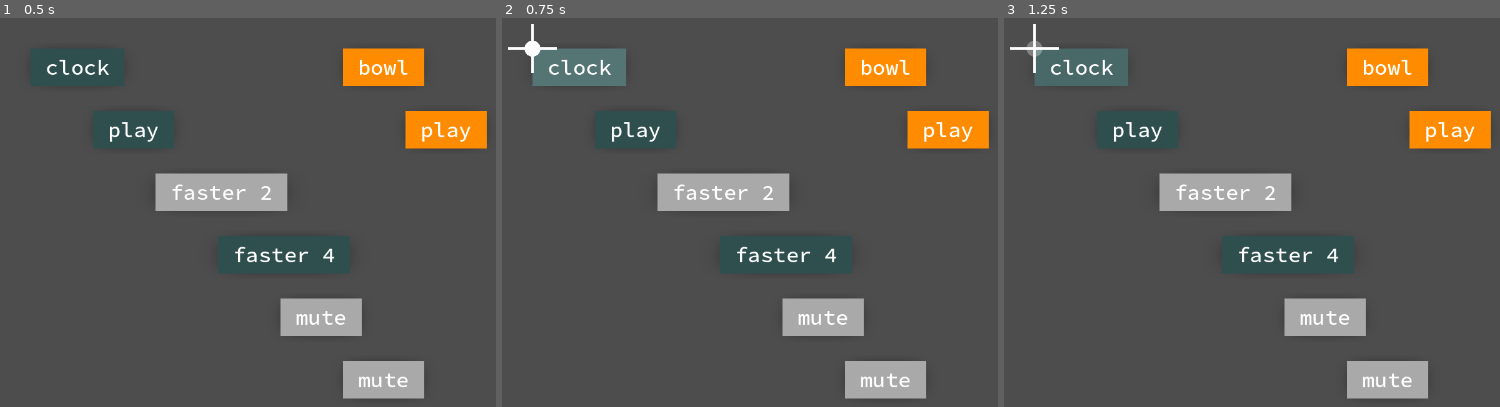
Above: before the commit, frames 1-3 (left to right).
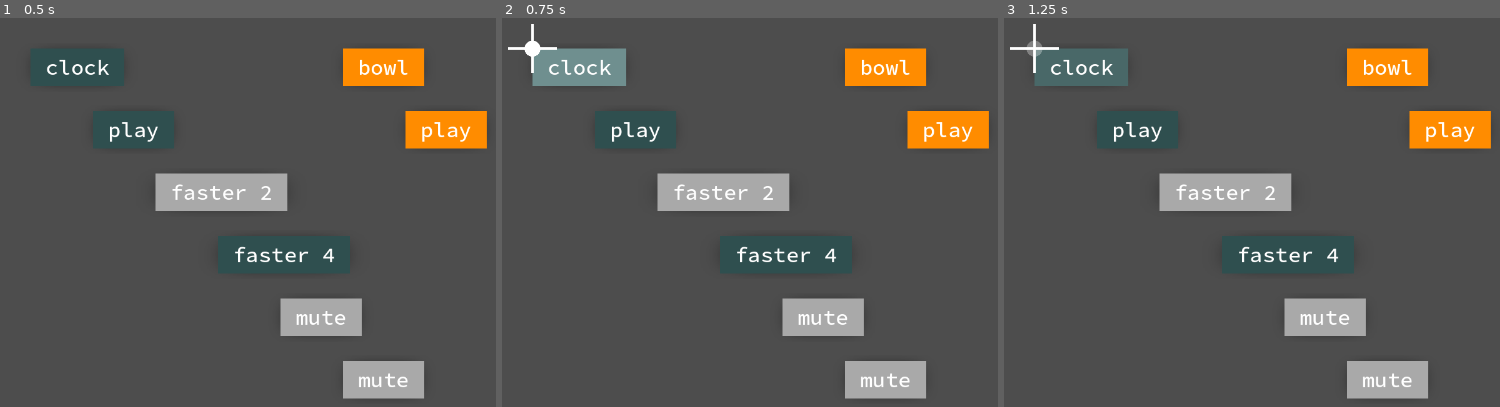
Above: after the commit, the same moments.

Repository: cappelnord/life-codes-interaction
Game: Godot game, scene res://interaction_test_bench.tscn
Same seed, same stepped clock (60 frames per second), same inputs: the game is played once before the commit and once after it.
Inputs (mouse positions are in pixels of both pictures, inside the frame that each line leads up to):
- Up to frame 1 (0.5 s): no input
- Up to frame 2 (0.75 s): tap Enter at 0.5 s; move the mouse to (outside the picture) at 0.52 s; tap M (toggle_mouse_cursor) at 0.6 s; click (outside the picture) at 0.67 s
- Up to frame 3 (1.25 s): no input

Frame 1 is identical in both runs. In frame 2, 1.6% of the frame differs, in the area x 6-25%, y 7-18%; in frame 3, nothing differs.

Commit message:
fixed visuals and made it easier to move blocks around within a group

Diff:
--- a/interaction/scripts/code_block/code_block.gd
+++ b/interaction/scripts/code_block/code_block.gd
@@ -65,12 +65,12 @@
 	_top_connection_collider.monitorable = false
 	_top_connection_collider.monitoring = false
 
-	var connection_collider_size = text_box_size * Vector2(1.0, 0.333333)
+	var connection_collider_size = text_box_size * Vector2(1.0, 0.3333333)
 
 	var collision_shape_bottom = RectangleShape2D.new()
 	collision_shape_bottom.size = connection_collider_size
 	_bottom_connection_collider.collision_shape.set_shape(collision_shape_bottom)
-	_bottom_connection_collider.position = connection_collider_size * 0.5 + Vector2(0, text_box_size.y * 0.666666)
+	_bottom_connection_collider.position = connection_collider_size * 0.5 + Vector2(0, text_box_size.y * 0.6666666)
 
 func _update_strings():
 	# build the display_string and code_string and set it
@@ -193,13 +193,16 @@
 	print("Attempt to connect: " + display_string + "->" + collider.block.display_string)
 	if collider.block.can_connect(self):
 		collider.block.group.set_add_candidate(self, collider.block)
-	else:
-		pass
+		return true
+	else:
+		return false
 
 func _on_connection_area_exited(collider: CodeBlockConnectionCollider):
 	if collider.block == self: return
 	if collider.block.group != null:
 		collider.block.group.release_add_candidate(self, collider.block)
+		_attempt_reconnect()
+
 
 func can_connect(other: CodeBlock):
 	# in case the other block has a head role we can never connect
@@ -242,3 +245,8 @@
 		_visual.update_material_and_zindex()
 	else:
 		group.update_visual()
+
+func _attempt_reconnect():
+	var areas = _collider.get_overlapping_areas()
+	for area in areas:
+		if _on_connection_area_entered(area): return
--- a/interaction/scripts/code_block/code_block_visual.gd
+++ b/interaction/scripts/code_block/code_block_visual.gd
@@ -35,12 +35,15 @@
 	var hsv_mod := Vector3(1, 1, 1)
 	var rgb_add := Vector3(0, 0, 0)
 
-	if block.is_hovered():
+	if block.grabbed:
+		rgb_add = Vector3(0.25, 0.25, 0.25)
+		z_index = InteractionConfig.Z_INDEX_GRABBED_OR_SNAPPED_CODE_BLOCK
+	elif snapped or (block.group != null and block.group.active_block != null and block.group.active_block.grabbed):
+		rgb_add = Vector3(0.15, 0.15, 0.15)
+		z_index = InteractionConfig.Z_INDEX_GRABBED_OR_SNAPPED_CODE_BLOCK
+	elif block.is_hovered():
 		rgb_add = Vector3(0.1, 0.1, 0.1)
 		z_index = InteractionConfig.Z_INDEX_HOVERED_CODE_BLOCK
-	if block.grabbed or snapped or (block.group != null and block.group.active_block != null and block.group.active_block.grabbed):
-		rgb_add = Vector3(0.15, 0.15, 0.15)
-		z_index = InteractionConfig.Z_INDEX_GRABBED_OR_SNAPPED_CODE_BLOCK
 	else:
 		z_index = InteractionConfig.Z_INDEX_CODE_BLOCK
 
